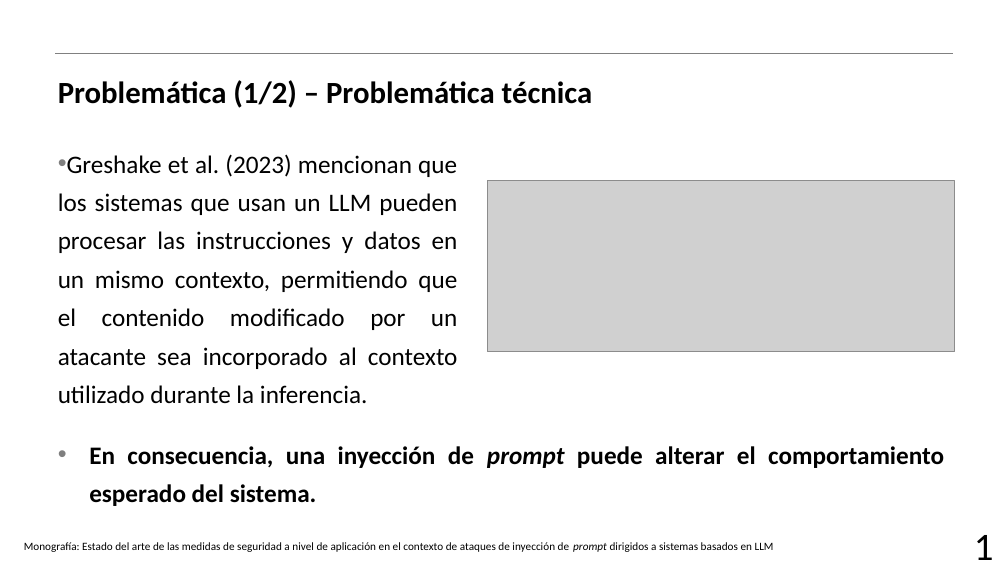
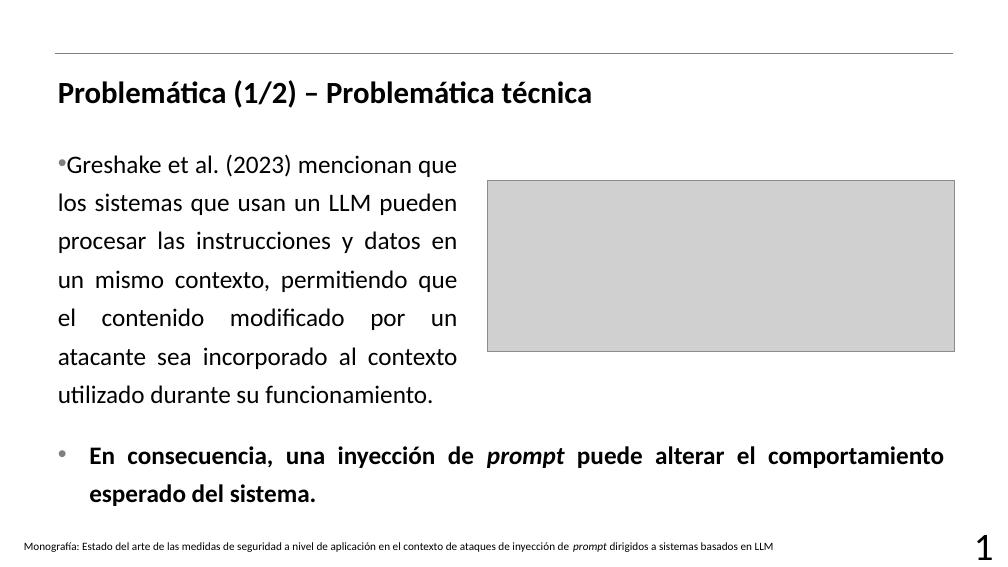
Before and after one commit to AJRx26/semestreVII, a slide deck: slide 2 of proyectoguiado/protocoloRSL/18(RSL1)_NunezSanchezAbraham.pptx. Drawn at 1008x567 pixels with LibreOffice and Linux fonts; fonts in the diff are those of the drawing; grey boxes stand for pictures; background and template pictures are left out. Boxes give left, top, right and bottom in pixels: in the first picture for what was removed or moved away, otherwise in the second. Text is boxed around its words. In the diff, an @@ line names an element or a change of style, - is before the commit and + after.

```diff
--- a/proyectoguiado/protocoloRSL/18(RSL1)_NunezSanchezAbraham.pptx
+++ b/proyectoguiado/protocoloRSL/18(RSL1)_NunezSanchezAbraham.pptx
@@ text at <box>58,154,458,404</box>: text changed @@
-• Greshake et al. (2023) mencionan que los sistemas que usan un LLM pueden procesar las instrucciones y datos en un mismo contexto, permitiendo que el contenido modificado por un atacante sea incorporado al contexto utilizado durante la inferencia.
+• Greshake et al. (2023) mencionan que los sistemas que usan un LLM pueden procesar las instrucciones y datos en un mismo contexto, permitiendo que el contenido modificado por un atacante sea incorporado al contexto utilizado durante su funcionamiento.
```
Also in this commit, not shown: 14 other slides changed, 2 slides added, 7 other files.
